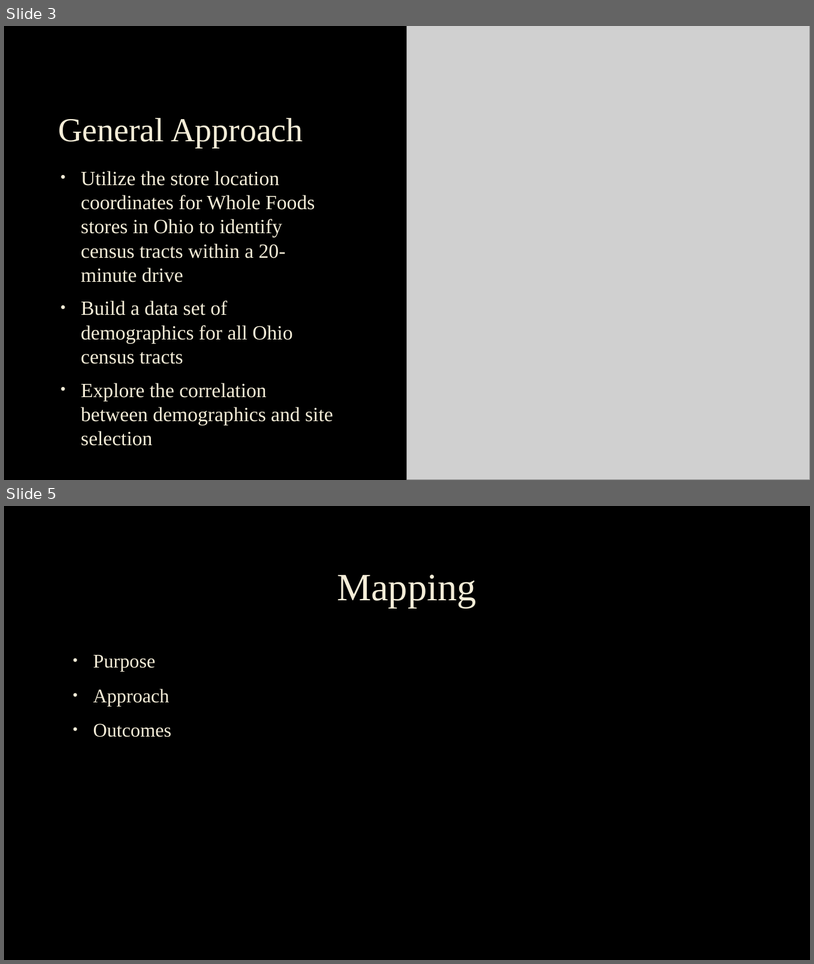
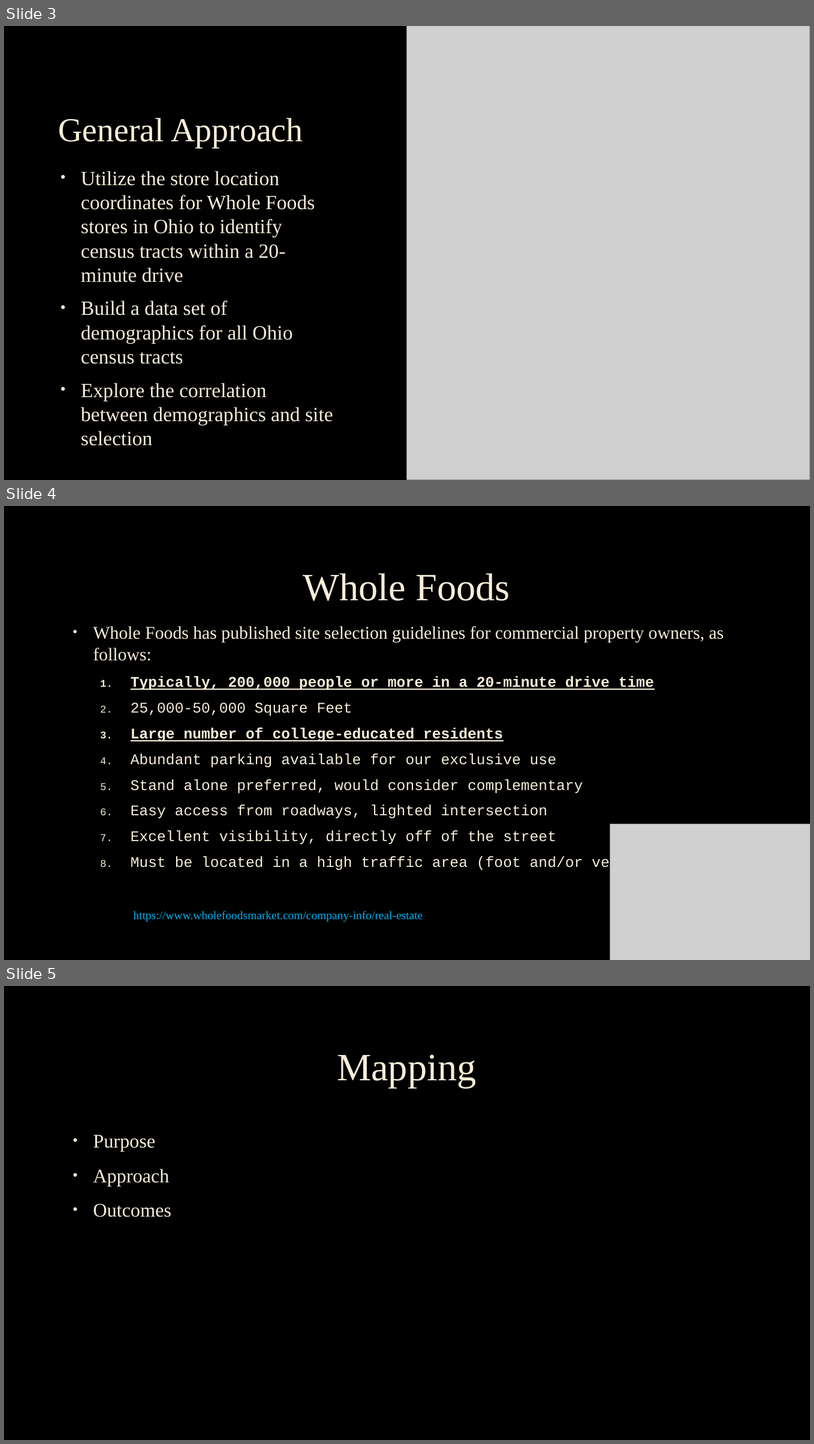
Before and after one commit to ronaldsheaks/OSU-AI-Bootcamp-Group-Project-1-Group-4, a slide deck: Presentation/Whole Foods Site Selection.pptx. Shown one above the other, each under a label of ours: slides 3 and 5 before the commit, slides 3, 4 and 5 after it; the slides between them are not shown. The pictures are 814x964 and 814x1444 pixels, drawn with LibreOffice and Linux fonts; fonts in the diff are those of the drawing; grey boxes stand for pictures; background and template pictures are left out. Boxes give left, top, right and bottom in pixels: in the first picture for what was removed or moved away, otherwise in the second. Text is boxed around its words. In the diff, an @@ line names an element or a change of style, - is before the commit and + after.

```diff
--- a/Presentation/Whole Foods Site Selection.pptx
+++ b/Presentation/Whole Foods Site Selection.pptx
@@ slide 4 added at [4, 506, 810, 960], background picture (left out) @@
@@ title added at [303, 573, 510, 601], 46 pt, text #F4EDD8 @@
+Whole Foods
@@ text added at [93, 626, 724, 921], 17.6 pt, text #F4EDD8 @@
+• Whole Foods has published site selection guidelines for commercial property owners, as follows:
+  1. Typically, 200,000 people or more in a 20-minute drive time
+  2. 25,000-50,000 Square Feet
+  3. Large number of college-educated residents
+  4. Abundant parking available for our exclusive use
+  5. Stand alone preferred, would consider complementary
+  6. Easy access from roadways, lighted intersection
+  7. Excellent visibility, directly off of the street
+  8. Must be located in a high traffic area (foot and/or vehicle)
+https://www.wholefoodsmarket.com/company-info/real-estate
@@ picture added at [610, 823, 810, 960] @@
```
Also in this commit, not shown: 5 slides changed, 5 other slides added, 2 slides removed, 4 other files.
